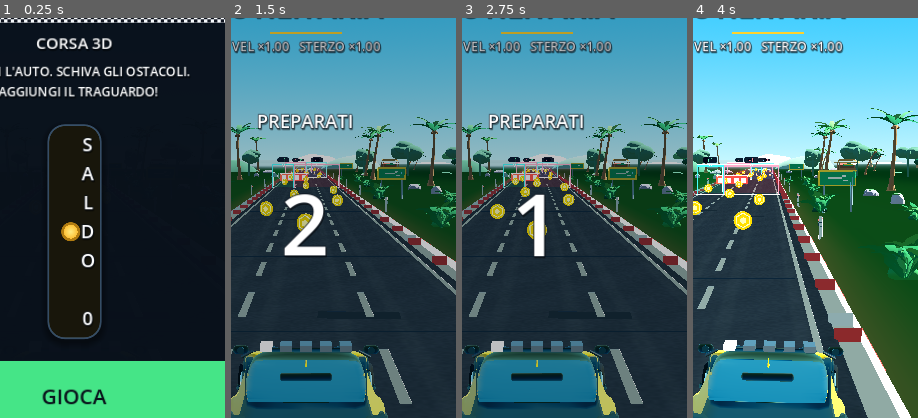
Above: before the commit, frames 1-4 (left to right).
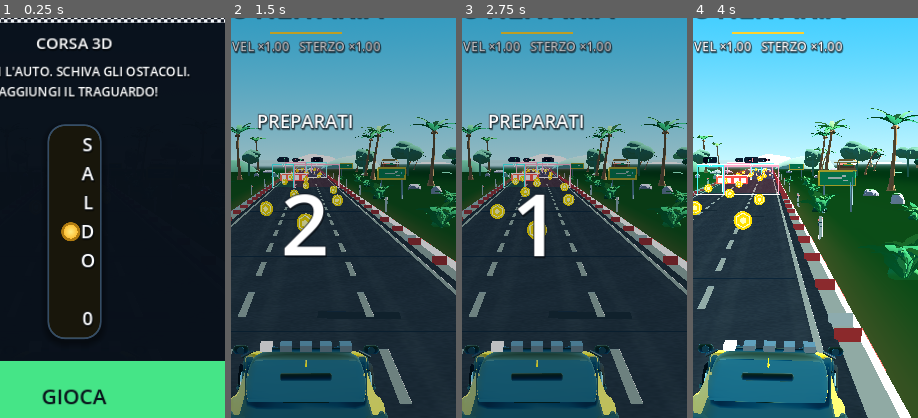
Above: after the commit, the same moments.

Repository: wraixxfn-create/GiocoMobile
Game: Godot game, scene res://scenes/Main.tscn
The game is run twice, just before and just after one commit, with the same random seed, the same clock (stepped at 60 frames per second) and the same inputs.
Inputs (mouse positions are % of the whole screen's width and height, from its top left):
- Up to frame 1 (0.25 s): no input
- Up to frame 2 (1.5 s): click "GIOCA" at 0.5 s; click "AUDIO ON" at 1.25 s
- Up to frame 3 (2.75 s): tap Enter at 2 s; move the mouse to (72, 45) at 2.02 s; hold Right (ui_right) from 2.03 s (still down); tap 1 at 2.1 s; click (72, 45) at 2.17 s
- Up to frame 4 (4 s): release Right (ui_right) at 2.75 s; drag from (30, 55) to (45, 70) at 2.77 s; move the mouse to (60, 28) at 3.52 s; hold Right (ui_right) from 3.53 s (still down); tap 3 at 3.6 s
The pictures show only the part of the screen within x 33-83%, y 22-72%; the shares and areas given below are measured in that part.

The runs differ from the first frame. In frame 2, 4.9% of the frame differs, in the area x 6-60%, y 85-96%; in frame 3, 4.9%; in frame 4, 5.0%, in the area x 6-63%, y 83-97%.

Commit message:
art: vetri scuri opachi (niente specchio azzurro)
Co-authored-by: arena-agent <297053741+arena-agent@users.noreply.github.com>

Diff:
--- a/scripts/core/MaterialFactory.gd
+++ b/scripts/core/MaterialFactory.gd
@@ -168,19 +168,20 @@
 	return colored("stage_%d_%s" % [level, key], color, roughness, metallic)
 
 
-## Vetro di uno stadio: tinta scura, riflesso netto del cielo sul clearcoat.
-## Un vetro quasi a specchio rendeva l'abitacolo la superficie più chiara
-## dell'auto: qui il riflesso resta un lampo, non una lastra.
+## Vetro di uno stadio: tinta scura e opaca al punto giusto.
+## Un vetro liscio rifletteva il cielo come uno specchio e l'abitacolo
+## diventava la superficie più chiara e più grande dell'auto; con una
+## rugosità media resta scuro, con solo un velo di lucido.
 static func stage_glass(level: int, color: Color) -> StandardMaterial3D:
 	var key := "stage_glass_%d_%s" % [level, color.to_html(false)]
 	if not _cache.has(key):
 		var material := StandardMaterial3D.new()
 		material.albedo_color = color
-		material.roughness = 0.10
+		material.roughness = 0.34
 		material.metallic = 0.0
 		material.clearcoat_enabled = true
-		material.clearcoat = 0.85
-		material.clearcoat_roughness = 0.06
+		material.clearcoat = 0.30
+		material.clearcoat_roughness = 0.28
 		_cache[key] = material
 	return _cache[key] as StandardMaterial3D
 
